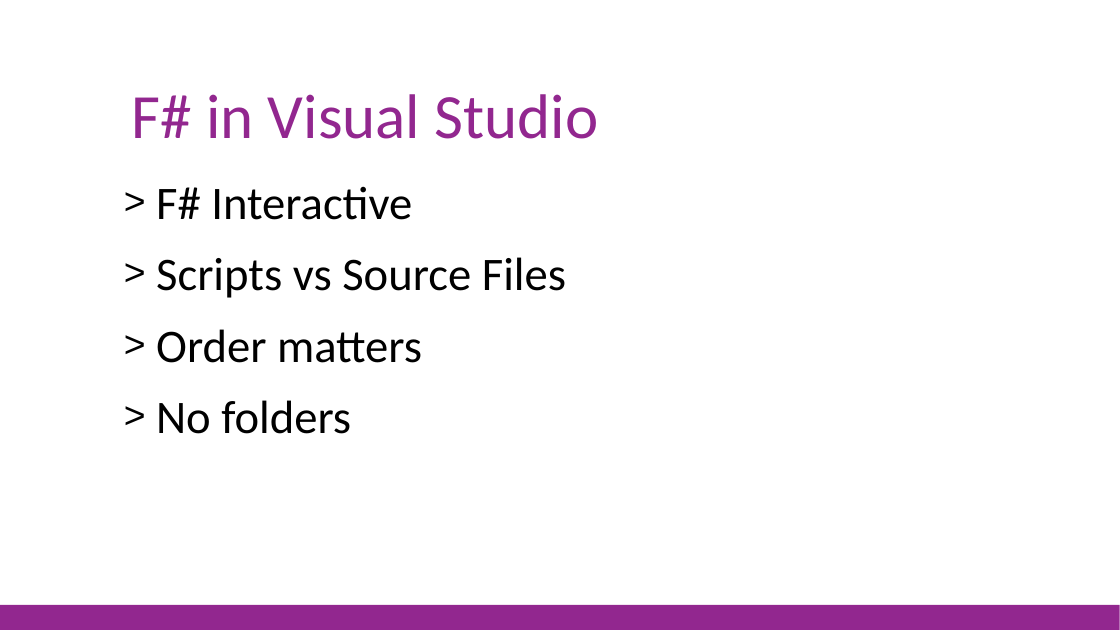
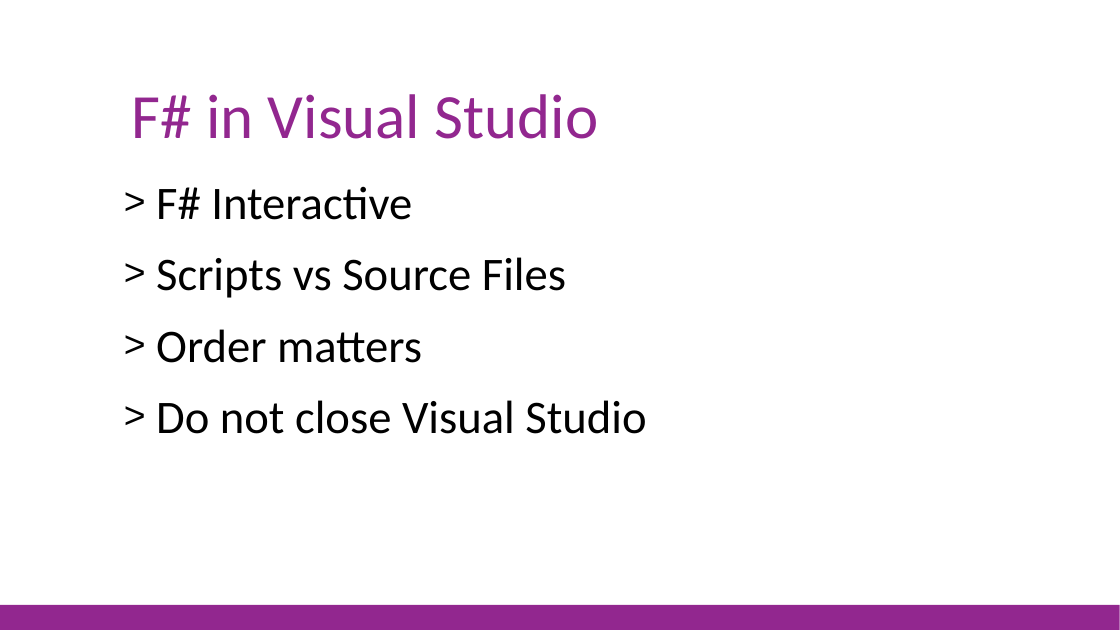
Before and after one commit to jorgef/fsharpworkshop, a slide deck: slide 27 of FSharpWorkshop_Slides.pptx. Drawn at 1120x630 pixels with LibreOffice and Linux fonts; fonts in the diff are those of the drawing. Boxes give left, top, right and bottom in pixels: in the first picture for what was removed or moved away, otherwise in the second. Text is boxed around its words. In the diff, an @@ line names an element or a change of style, - is before the commit and + after.

```diff
--- a/FSharpWorkshop_Slides.pptx
+++ b/FSharpWorkshop_Slides.pptx
@@ text at bbox=[156, 400, 646, 434]: text changed @@
-> No folders
+> Do not close Visual Studio
```
Also in this commit, not shown: 8 other slides changed, 4 slides added, 1 other file.
